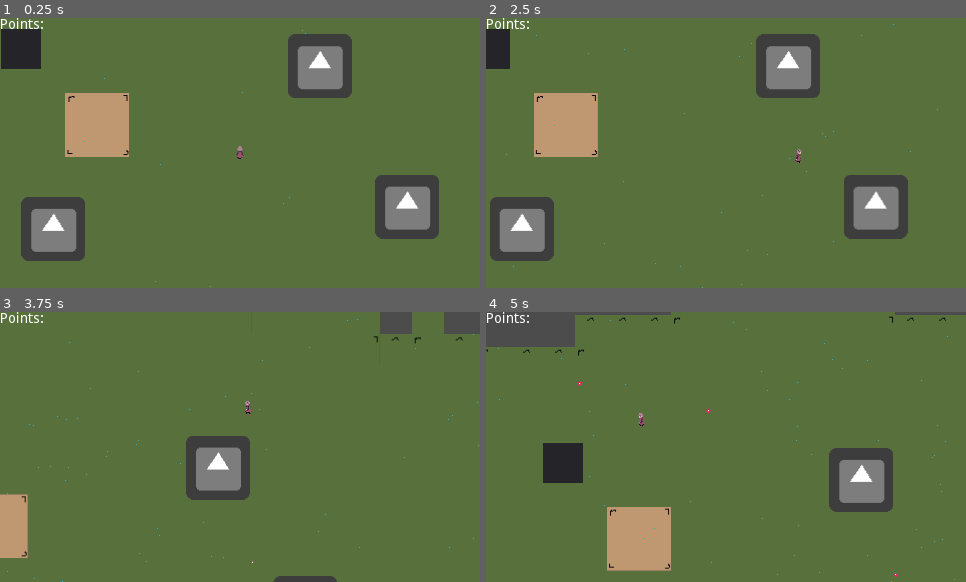
Above: before the commit, frames 1-4 (two rows, left to right).
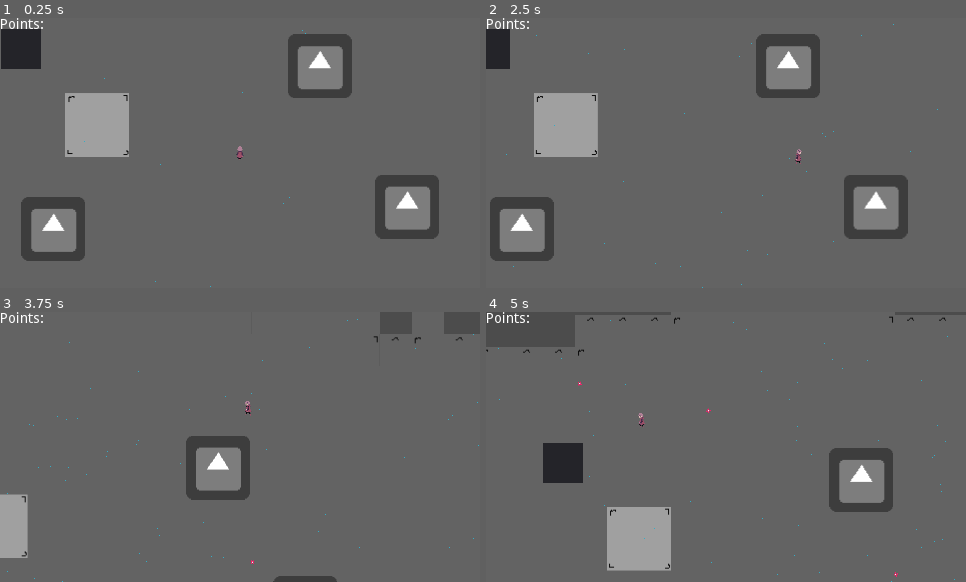
Above: after the commit, the same moments.

Repository: Struckdown/AGJ2020
Game: Godot game, scene res://Scenes/World.tscn
The game is run twice, just before and just after one commit, with the same random seed, the same clock (stepped at 60 frames per second) and the same inputs. The engine's default icon, where the game draws it, is replaced by a stand-in: a white triangle on a blue panel in a dark square.
Inputs (mouse positions are in pixels of both pictures, inside the frame that each line leads up to):
- Up to frame 1 (0.25 s): no input
- Up to frame 2 (2.5 s): tap Enter at 0.5, 2 s; move the mouse to (831, 139) at 0.52 s; press the mouse at (831, 139) at 0.53 s; hold D (right) 0.53-1.28 s; tap Space at 1.25 s; move the mouse to (630, 166) at 1.27 s; release the mouse at (630, 166) at 1.28 s; hold S (down) 1.28-2.03 s; click (630, 166) at 1.35 s; move the mouse to (774, 93) at 2.02 s; press the mouse at (774, 93) at 2.03 s; hold D (right) from 2.03 s (still down)
- Up to frame 3 (3.75 s): move the mouse to (216, 501) at 2.77 s; release D (right) at 2.78 s; release the mouse at (216, 501) at 2.78 s; hold W (up) 2.78-3.53 s; click (216, 501) at 2.85 s; move the mouse to (384, 487) at 3.52 s; press the mouse at (384, 487) at 3.53 s; hold A (left) from 3.53 s (still down)
- Up to frame 4 (5 s): keep holding A (left); move the mouse to (582, 406) at 4.27 s; release the mouse at (582, 406) at 4.28 s; click (582, 406) at 4.35 s

The runs differ from the first frame. In frame 1, 89% of the frame differs, in the area x 0-100%, y 0-100%; in frame 2, 90%; in frame 3, 95%; in frame 4, 93%.

Commit message:
Colored the world mechanic

Diff:
--- a/src/Scenes/World.tscn
+++ b/src/Scenes/World.tscn
@@ -1,10 +1,15 @@
-[gd_scene load_steps=8 format=2]
+[gd_scene load_steps=10 format=2]
 
 [ext_resource path="res://Scenes/Character.tscn" type="PackedScene" id=1]
 [ext_resource path="res://Scenes/UI.tscn" type="PackedScene" id=2]
 [ext_resource path="res://Scenes/ColorableObject.tscn" type="PackedScene" id=3]
 [ext_resource path="res://Scenes/LevelManager.tscn" type="PackedScene" id=4]
 [ext_resource path="res://Scenes/WorldTileset.tres" type="TileSet" id=5]
+[ext_resource path="res://Shaders/grayscale.tres" type="Shader" id=6]
+
+[sub_resource type="ShaderMaterial" id=3]
+shader = ExtResource( 6 )
+shader_param/ColorLevel = 0.0
 
 [sub_resource type="ParticlesMaterial" id=1]
 emission_shape = 2
@@ -47,6 +52,7 @@
 }
 
 [node name="TileMap" type="TileMap" parent="."]
+material = SubResource( 3 )
 tile_set = ExtResource( 5 )
 cell_size = Vector2( 32, 32 )
 format = 1
@@ -79,7 +85,9 @@
 [node name="UI" parent="." instance=ExtResource( 2 )]
 
 [node name="LevelManager" parent="." instance=ExtResource( 4 )]
+partsBetweenUpdates = 1
 UI_Path = NodePath("../UI")
+tileMap_Path = NodePath("../TileMap")
 
 [node name="Pause Control" type="Control" parent="."]
 pause_mode = 2
--- a/src/Scripts/LevelManager.gd
+++ b/src/Scripts/LevelManager.gd
@@ -1,13 +1,20 @@
 extends Node
 
 var objectsColored = 0
-var winAmount = 3
+export(int) var partsBetweenUpdates = 5
+export(int) var totalAmountOfUpdates = 3
+
 export(NodePath) var UI_Path
 var UI
+export(NodePath) var tileMap_Path
+var tileMap
+
+
 
 # Called when the node enters the scene tree for the first time.
 func _ready():
 	UI = get_node(UI_Path)
+	tileMap = get_node(tileMap_Path)
 
 # Called every frame. 'delta' is the elapsed time since the previous frame.
 #func _process(delta):
@@ -18,6 +25,12 @@
 	objectsColored += 1
 	UI.score += 1
 	UI.update()
+	if objectsColored % partsBetweenUpdates == 0:
+		updateTilemap()
 	GlobalMusicPlayer.transitionToNextSong()
-	if objectsColored >= winAmount:
+	if objectsColored >= partsBetweenUpdates*totalAmountOfUpdates:
 		var _error = get_tree().change_scene("res://Scenes/VictoryLevel.tscn")
+
+func updateTilemap():
+	var colorFraction = min(1, float(objectsColored) / float(totalAmountOfUpdates*partsBetweenUpdates))
+	tileMap.material.set_shader_param("ColorLevel", colorFraction)
